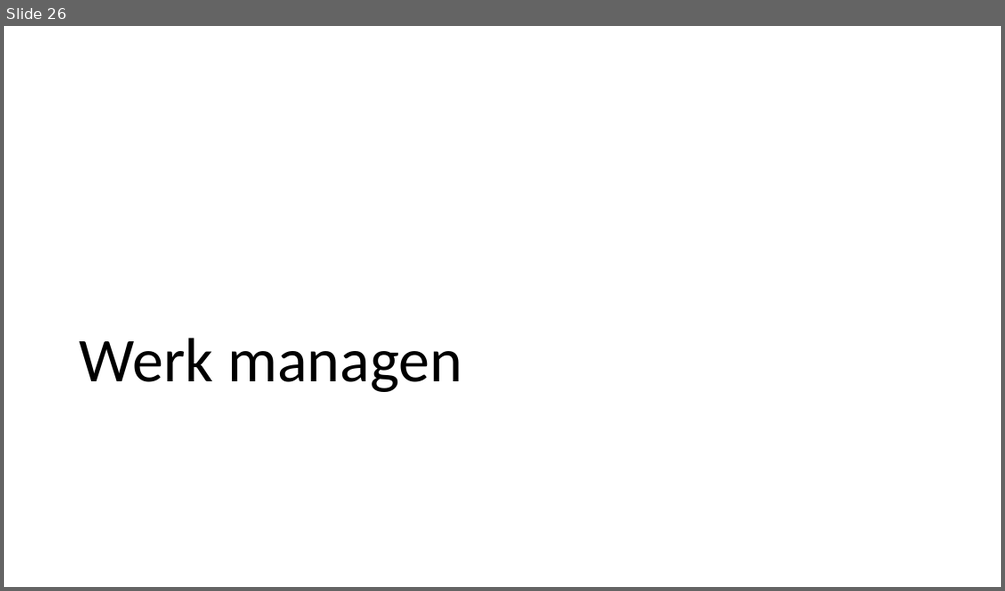
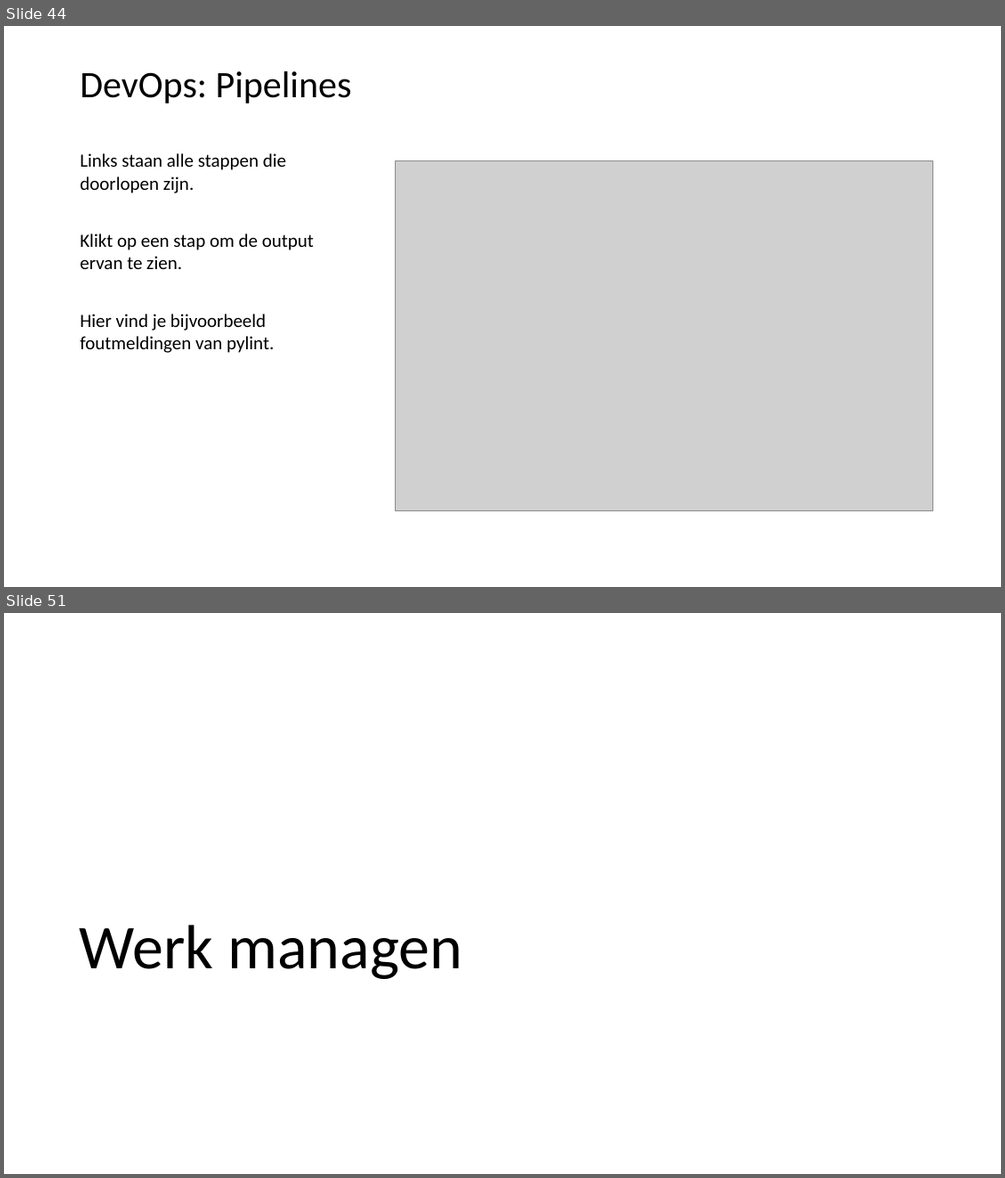
Before and after one commit to LFKoning/knowledge-sharing, a slide deck: git_course/2_collaboration/git_collaboration.pptx. Shown one above the other, each under a label of ours: slide 26 before the commit, slides 44 and 51 after it; the slides between them are not shown. The pictures are 1005x591 and 1005x1178 pixels, drawn with LibreOffice and Linux fonts; fonts in the diff are those of the drawing; grey boxes stand for pictures. Boxes give left, top, right and bottom in pixels: in the first picture for what was removed or moved away, otherwise in the second. Text is boxed around its words. In the diff, an @@ line names an element or a change of style, - is before the commit and + after.

Commit message:
Update git part 2 slides and pipelines

```diff
--- a/git_course/2_collaboration/git_collaboration.pptx
+++ b/git_course/2_collaboration/git_collaboration.pptx
@@ slide 44 added at [4,26,1001,587], background #FFFFFF @@
@@ title added at [80,71,352,103], 36 pt, text #000000 @@
+DevOps: Pipelines
@@ text added at [80,153,314,353], 18 pt, text #000000 @@
+Links staan alle stappen die doorlopen zijn.
+Klikt op een stap om de output ervan te zien.
+Hier vind je bijvoorbeeld foutmeldingen van pylint.
@@ picture added at [395,160,933,510] @@
@@ what was slide 26 is now slide 51 @@
```
Also in this commit, not shown: 2 slides changed, 24 other slides added, 2 other files.
